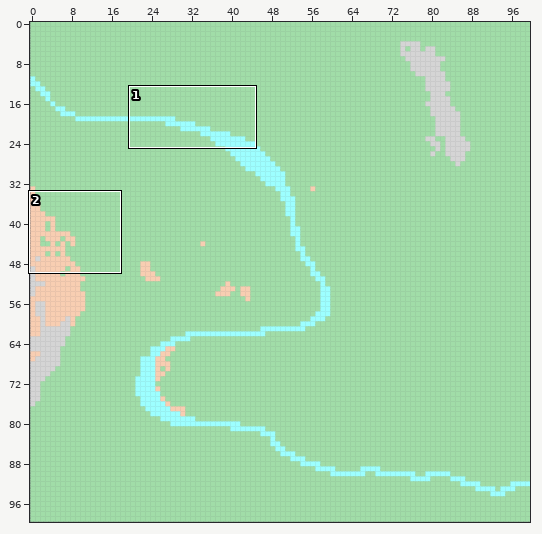
Tiled map: FYP/Assets/Tiled/test.tmx. The picture above shows the old version from afar; the outline marks the close-up.
Close-up. Before the edit:
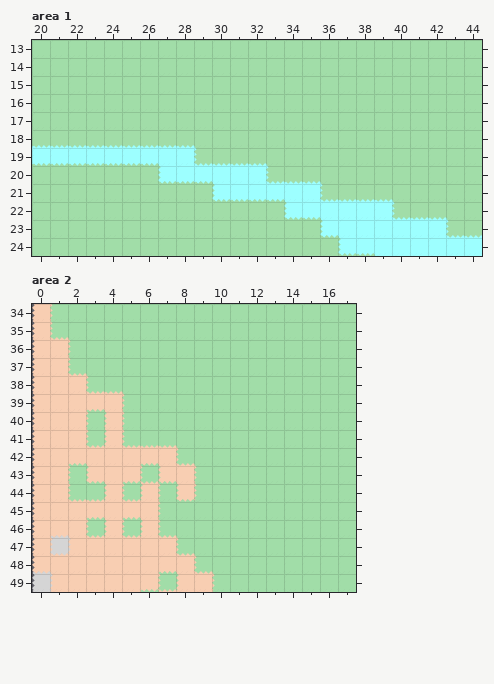
Cells are 54x54 px. Shown: area 1 x 20..44, y 13..24; area 2 x 0..17, y 34..49. The commit also changed other parts of the map, which this record leaves out.
After the commit:
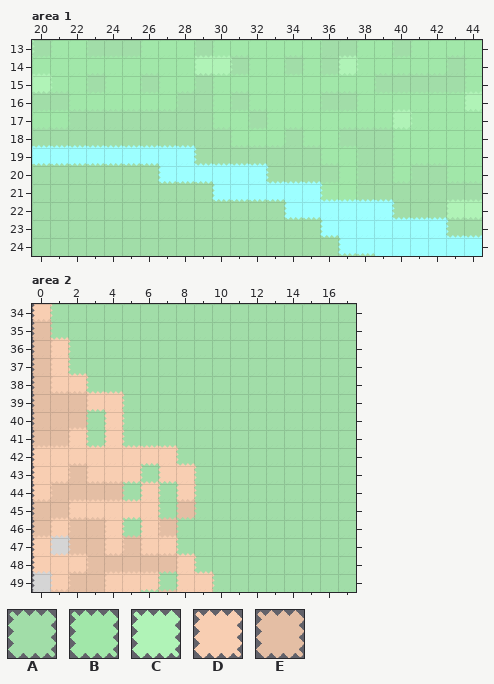
Key: from "grass_d": A 0; from "grass_d_2": B 0; from "grass_d_3": C 0; from "soil_d": D 0; from "soil_d_1": E 0.
_ is an empty cell.
From old to new:
Layer "Tile Layer 1", area 1:
Tile A gives way to tile B in row 13 at x 30; in row 14 at x 20, 28 and 38; in row 15 at x 21, 30, 37 and 44; in row 16 at x 40 and 43; in row 17 at x 39, 41 and 44; in row 18 at x 40.
Tile A gives way to tile C in row 14 at x 29 to 30 and 37; in row 15 at x 20; in row 16 at x 44; in row 17 at x 40; in row 22 at x 43 to 44.
Layer "Tile Layer 1", area 2:
Tile A gives way to tile E in row 43 at x 2; in row 44 at x 2 to 3; in row 45 at x 8; in row 46 at x 3 and 7.
Tile D gives way to tile E in rows 35 to 38 at x 0; in rows 39 to 40 at x 0 to 2; in row 41 at x 0 to 1; in row 44 at x 1 and 4; in row 45 at x 0 to 1; in row 46 at x 0 and 2.
Tile D gives way to tile E in row 47 at x 2 to 3 and 5; in row 48 at x 3 to 7; in row 49 at x 2 to 3.
Where, in picture pixels (left, top, right, bottom), the same in both close-ups:
changed: (176, 40, 233, 94)
changed: (32, 55, 71, 94)
changed: (338, 55, 431, 148)
changed: (446, 73, 482, 130)
changed: (446, 199, 482, 220)
changed: (32, 319, 89, 448)
changed: (32, 463, 197, 592)
